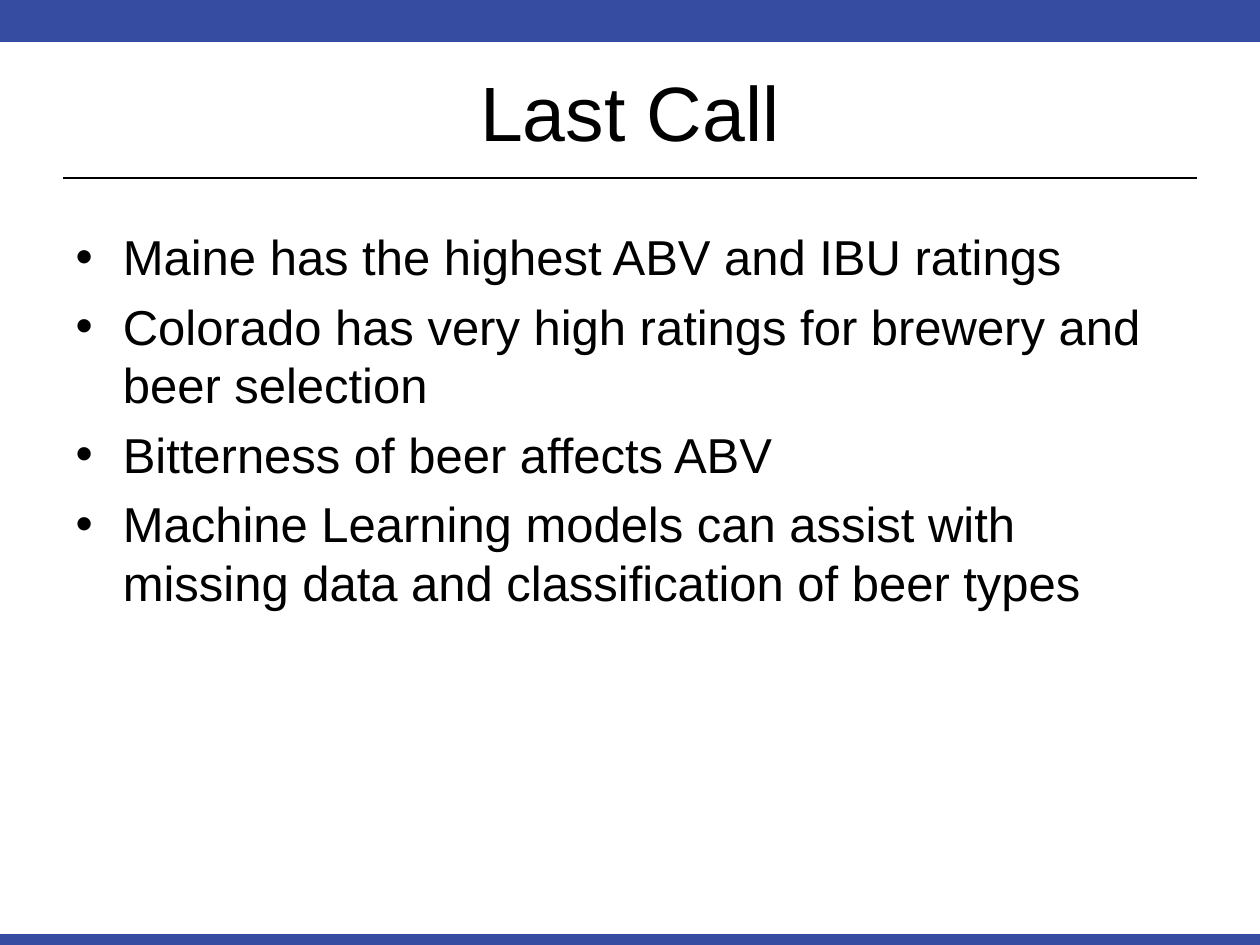
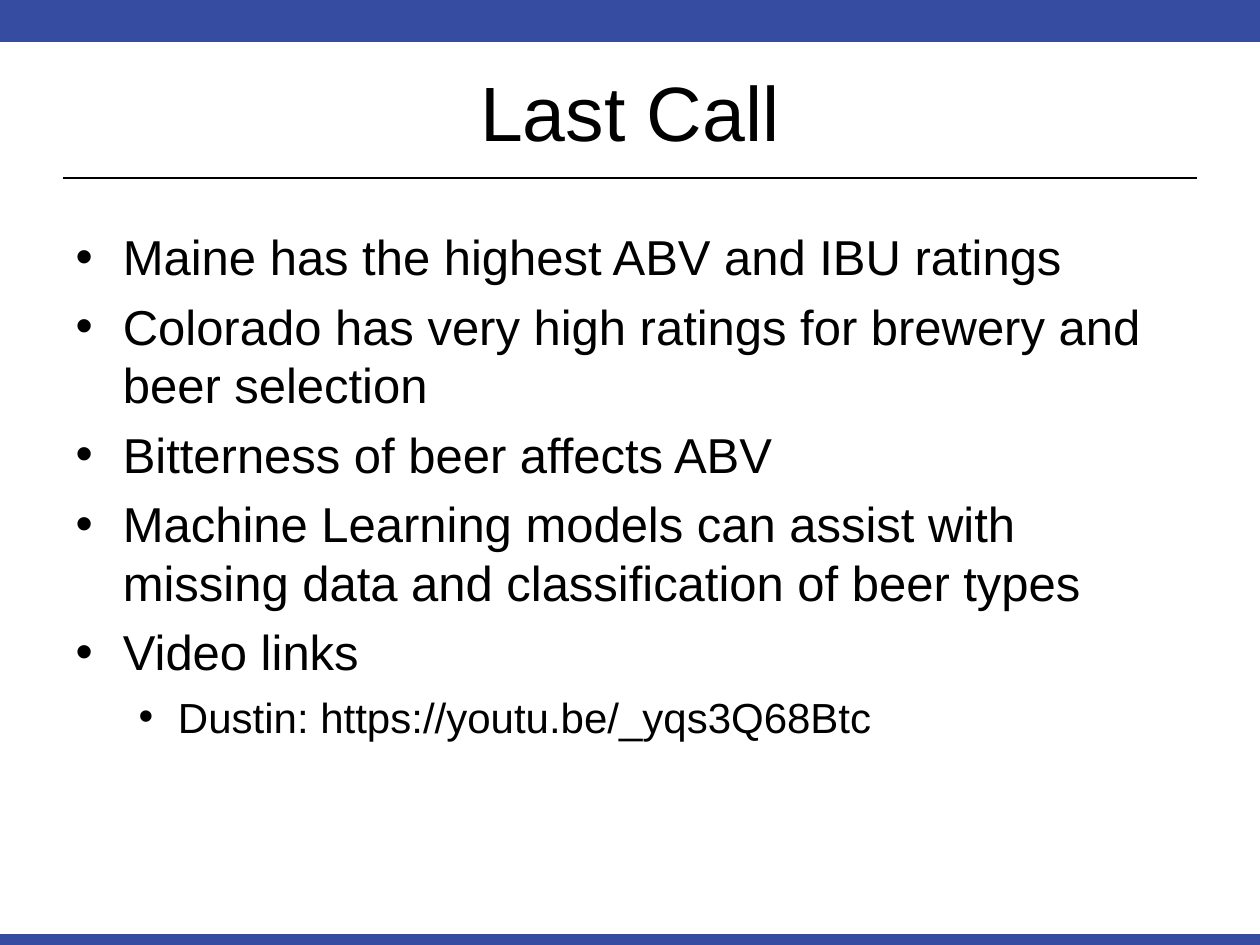
Before and after one commit to DustinBracy/Beer-Case-Study, a slide deck: slide 15 of EDA.pptx. Drawn at 1260x945 pixels with LibreOffice and Linux fonts; fonts in the diff are those of the drawing. Boxes give left, top, right and bottom in pixels: in the first picture for what was removed or moved away, otherwise in the second. Text is boxed around its words. In the diff, an @@ line names an element or a change of style, - is before the commit and + after.

Commit message:
added link to Dustin's pptx

```diff
--- a/EDA.pptx
+++ b/EDA.pptx
@@ text at bbox=[123, 634, 871, 741]: paragraphs added @@
+• Video links
+  • Dustin: https://youtu.be/_yqs3Q68Btc
```
